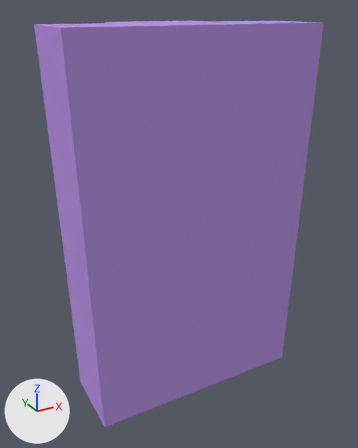
The Blender file alpha-stim-case/case.blend as it was, and as the next commit left it.
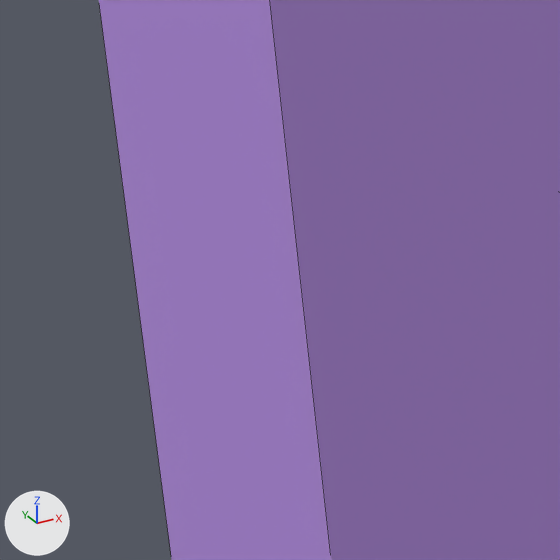
Each version appears first whole from a 50 mm camera at (-67.8, -119.0, 59.3) aimed at (0.0, 4.3, -2.3), and next in a close-up on the part from 11% to 32% of the width and 38% to 55% of the height. The lights are fixed; the arrows at lower left show +X, +Y and +Z. The close-ups show mesh edges as thin lines. The same objects are shown in both versions, whatever each file hides.

In view in the first close-up: 'Stim.P'.
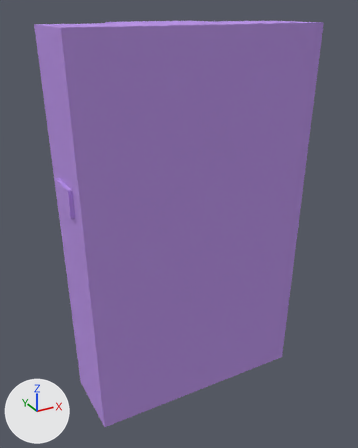
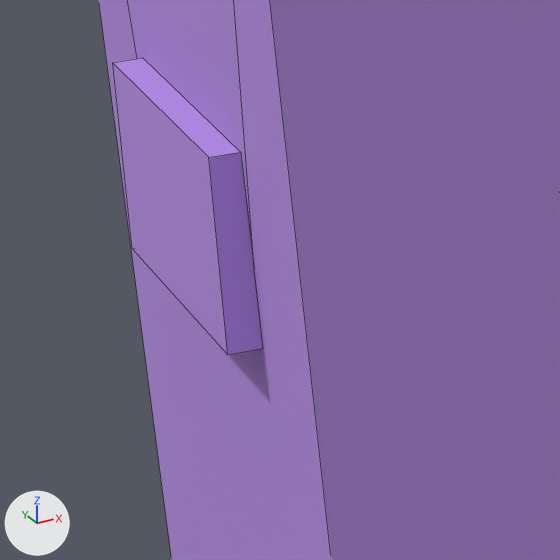
What differs and where, as boxes [x1, y1, x2, y2] in the close-ups (560 x 560 px):
'Stim.P', modifiers changed
    both: [99, 0, 560, 560]

Diff of the bpy script that builds the scene:
```diff
--- a/alpha-stim-case/case.blend.py
+++ b/alpha-stim-case/case.blend.py
@@ ob_stim_p @@
 _m = ob_stim_p.modifiers.new('Boolean', 'BOOLEAN')
 _m.solver = 'FLOAT'
+_m = ob_stim_p.modifiers.new('Boolean.001', 'BOOLEAN')
+_m.object = ob_stim_p_port
+_m.operation = 'UNION'
+_m.solver = 'FLOAT'
```
